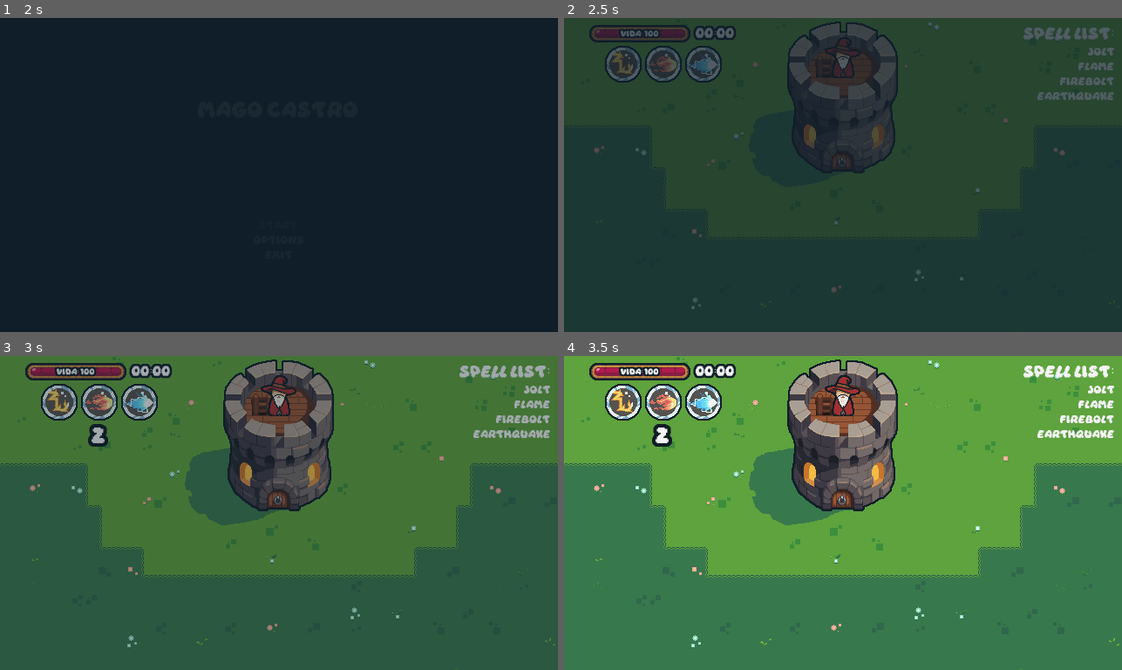
Above: before the commit, frames 1-4 (two rows, left to right).
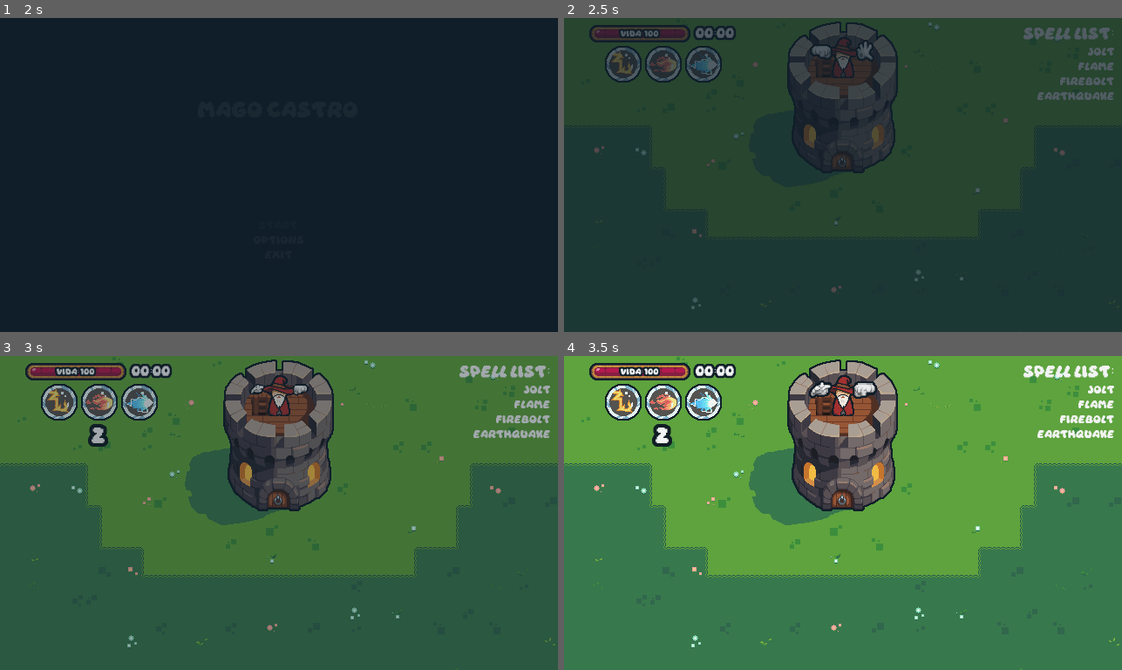
Above: after the commit, the same moments.

Repository: ignosuke/mago-castro
Game: Godot game, scene res://scenes/ui/MainMenu.tscn
The game is run twice, just before and just after one commit, with the same random seed, the same clock (stepped at 60 frames per second) and the same inputs.
Inputs:
- Up to frame 1 (2 s): click "Start" at 0.5 s; tap Enter at 1.25, 1.35 s; tap Space at 1.52 s
- Up to frame 2 (2.5 s): hold A from 2.03 s (still down); tap Backspace at 2.1 s; tap Space at 2.27 s
- Up to frame 3 (3 s): release A at 2.78 s; tap Z at 2.85 s
- Up to frame 4 (3.5 s): no input

Frame 1 is identical in both runs. In frame 2, 0.2% of the frame differs, in the area x 44-56%, y 6-14%; in frame 3, 0.1%; in frame 4, 0.4%, in the area x 43-57%, y 7-14%.

Commit message:
itch.io project setup 0.1

Diff:
--- a/scenes/player/Hand.tscn
+++ b/scenes/player/Hand.tscn
@@ -1,8 +1,57 @@
-[gd_scene load_steps=2 format=3 uid="uid://h5ypjjmdbmm8"]
+[gd_scene load_steps=10 format=3 uid="uid://h5ypjjmdbmm8"]
 
 [ext_resource type="Script" uid="uid://duj53a2dwjrqj" path="res://scripts/player/hand.gd" id="1_vchyo"]
+[ext_resource type="Texture2D" uid="uid://b2m2lxsuabwdp" path="res://assets/sprites/player/open.png" id="2_cvygc"]
+[ext_resource type="Texture2D" uid="uid://dloldumiyryy7" path="res://assets/sprites/player/fist.png" id="3_e76e1"]
+[ext_resource type="Texture2D" uid="uid://cw5g1gt18yypb" path="res://assets/sprites/player/punch.png" id="4_75esp"]
+[ext_resource type="Texture2D" uid="uid://8280vb3ruwpb" path="res://assets/sprites/player/extended front.png" id="5_mv7on"]
+[ext_resource type="Texture2D" uid="uid://o38kya5sc1i6" path="res://assets/sprites/player/extended back.png" id="6_tiodh"]
+
+[sub_resource type="Animation" id="Animation_cvygc"]
+resource_name = "new_gesture"
+length = 0.4
+tracks/0/type = "value"
+tracks/0/imported = false
+tracks/0/enabled = true
+tracks/0/path = NodePath("Sprite2D:scale")
+tracks/0/interp = 1
+tracks/0/loop_wrap = true
+tracks/0/keys = {
+"times": PackedFloat32Array(0, 0.2, 0.3, 0.4),
+"transitions": PackedFloat32Array(1, 1, 1, 1),
+"update": 0,
+"values": [Vector2(0, 0), Vector2(1.2, 1.2), Vector2(0.9, 0.9), Vector2(1.1, 1.1)]
+}
+
+[sub_resource type="Animation" id="Animation_e76e1"]
+length = 0.001
+tracks/0/type = "value"
+tracks/0/imported = false
+tracks/0/enabled = true
+tracks/0/path = NodePath("Sprite2D:scale")
+tracks/0/interp = 1
+tracks/0/loop_wrap = true
+tracks/0/keys = {
+"times": PackedFloat32Array(0),
+"transitions": PackedFloat32Array(1),
+"update": 0,
+"values": [Vector2(1, 1)]
+}
+
+[sub_resource type="AnimationLibrary" id="AnimationLibrary_e76e1"]
+_data = {
+&"RESET": SubResource("Animation_e76e1"),
+&"new_gesture": SubResource("Animation_cvygc")
+}
 
 [node name="Hand" type="Node2D"]
 script = ExtResource("1_vchyo")
+gestures = Array[Texture2D]([ExtResource("3_e76e1"), ExtResource("2_cvygc"), ExtResource("4_75esp"), ExtResource("6_tiodh"), ExtResource("5_mv7on")])
 
 [node name="Sprite2D" type="Sprite2D" parent="."]
+texture = ExtResource("5_mv7on")
+
+[node name="AnimationPlayer" type="AnimationPlayer" parent="."]
+libraries = {
+&"": SubResource("AnimationLibrary_e76e1")
+}
--- a/scripts/player/hand.gd
+++ b/scripts/player/hand.gd
@@ -1,21 +1,17 @@
 class_name Hand extends Node2D
 
+@export var gestures: Array[Texture2D]
+
 @onready var sprite: Sprite2D = $Sprite2D
+@onready var animation_player: AnimationPlayer = $AnimationPlayer
 
-var gestures: Array[String] = [
-	"res://assets/sprites/player/fist.png",
-	"res://assets/sprites/player/open.png",
-	"res://assets/sprites/player/punch.png",
-	"res://assets/sprites/player/extended back.png",
-	"res://assets/sprites/player/extended front.png"
-]
-
-var last_picked: String = "res://assets/player/open.png"
+var last_picked: Texture2D
 
 func change_gesture():
-	sprite.texture = load(select_gesture())
+	sprite.texture = select_gesture()
+	animation_player.play("new_gesture")
 
-func select_gesture() -> String:
+func select_gesture() -> Texture2D:
 	gestures.shuffle()
 	var pick = gestures.pop_front()
 	gestures.append(pick)
--- a/scripts/player/mage.gd
+++ b/scripts/player/mage.gd
@@ -35,7 +35,7 @@
 
 	add_child(gesture_timer)
 	gesture_timer.one_shot = true
-	gesture_timer.wait_time = 0.2
+	gesture_timer.wait_time = 0.5
 
 	MessageBus.RECITING_SPELL.connect(_change_hands_gestures)
 
@@ -92,7 +92,11 @@
 	focus.global_position = e.global_position
 
 func _change_hands_gestures() -> void:
-	gesture_timer.start()
+	if gesture_timer.is_stopped():
+		gesture_timer.start()
+		print("Código MANO: entré - Timer value: %s" % gesture_timer.time_left)
+		left_hand.change_gesture()
+		right_hand.change_gesture()
 
 func _on_attempt_cast(spell_name: String) -> void:
 	if spell_name == "": return
